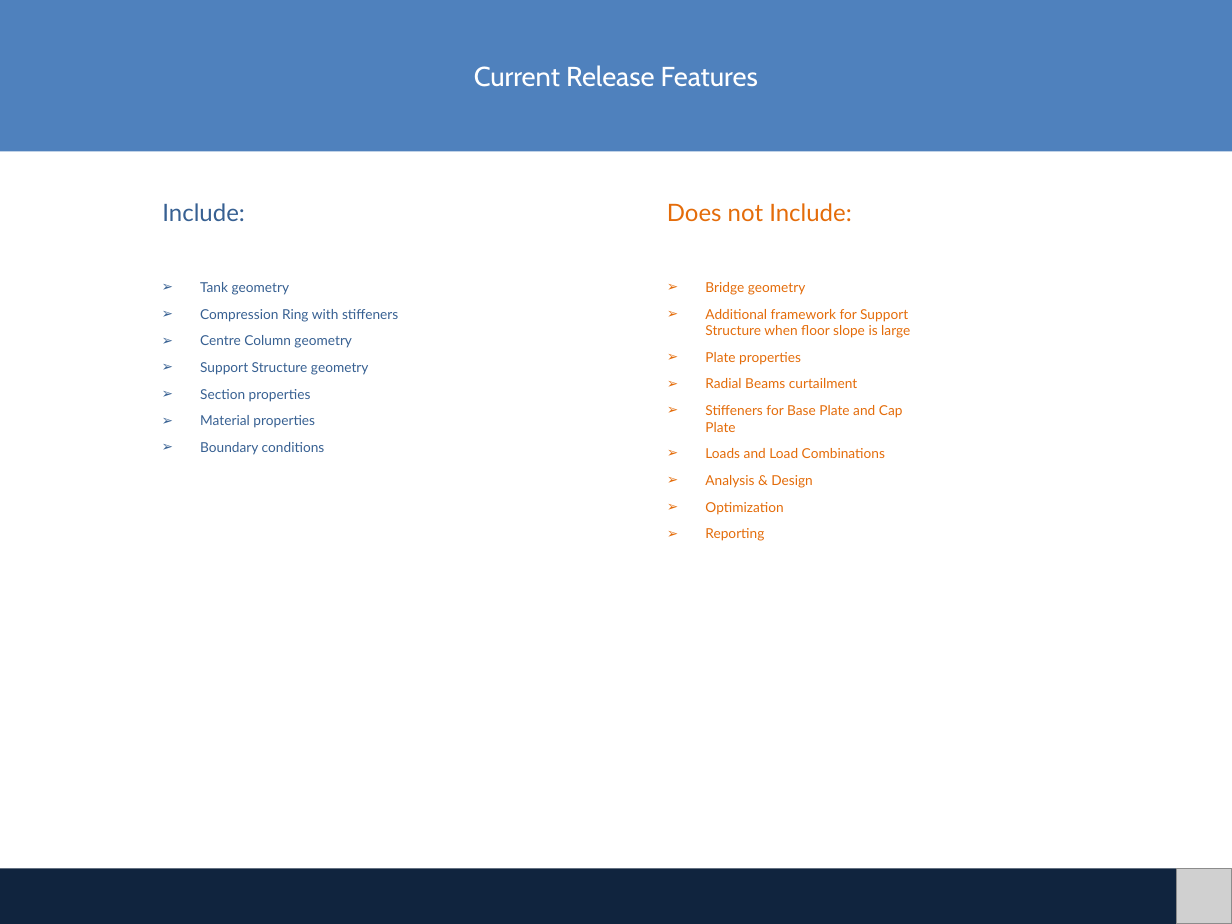
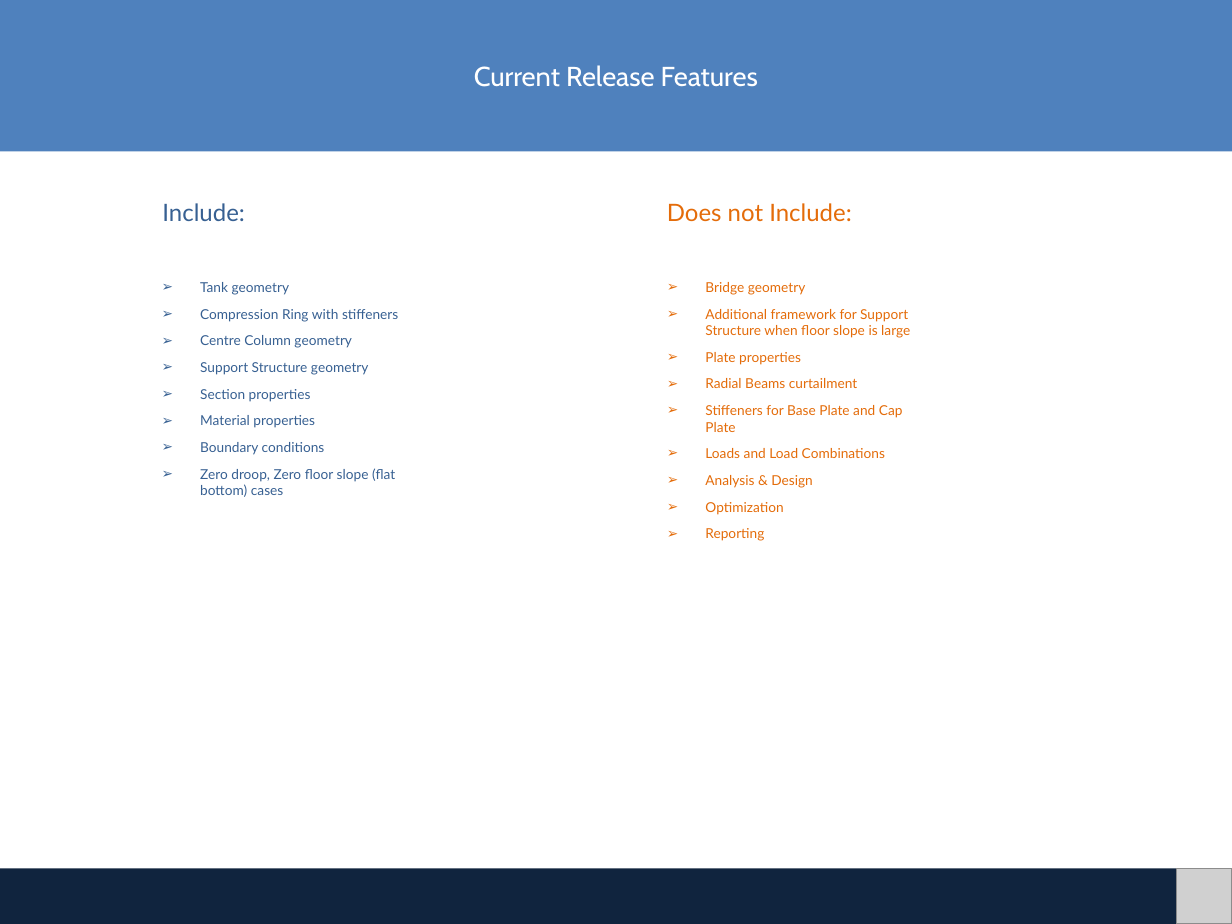
Before and after one commit to codeandengineer/transfers, a slide deck: slide 3 of Presentation.pptx. Drawn at 1232x924 pixels with LibreOffice and Linux fonts; fonts in the diff are those of the drawing; grey boxes stand for pictures. Boxes give left, top, right and bottom in pixels: in the first picture for what was removed or moved away, otherwise in the second. Text is boxed around its words. In the diff, an @@ line names an element or a change of style, - is before the commit and + after.

Commit message:
Current Release Features - Include section changed

```diff
--- a/Presentation.pptx
+++ b/Presentation.pptx
@@ text at (200, 468, 395, 497): paragraph added @@
+➢ Zero droop, Zero floor slope (flat bottom) cases
```
